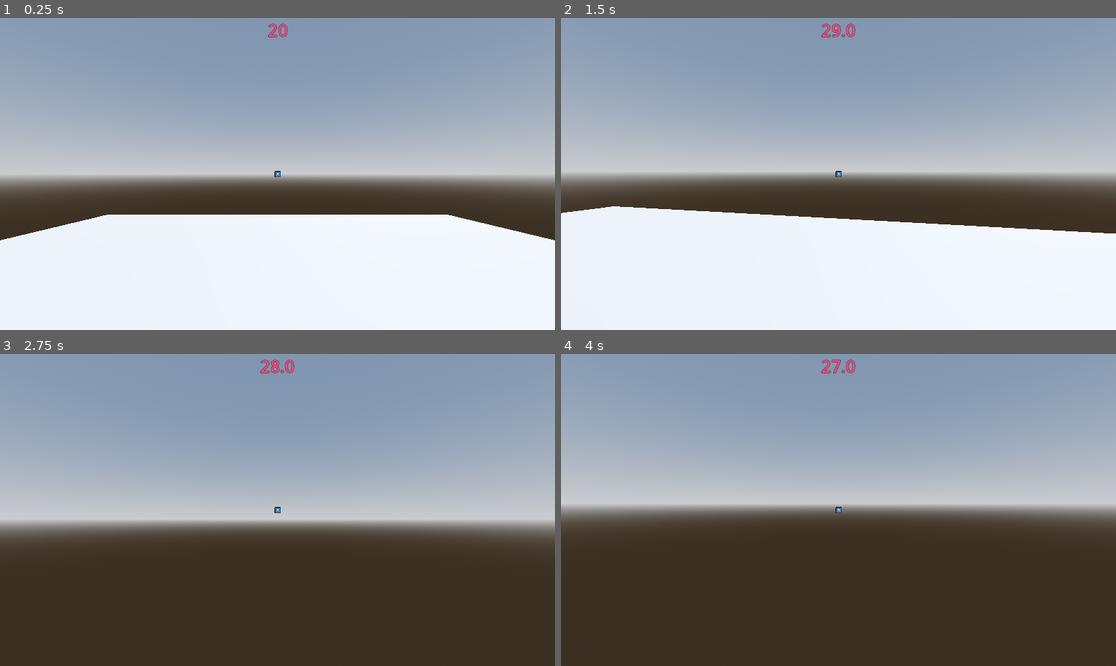
Above: before the commit, frames 1-4 (two rows, left to right).
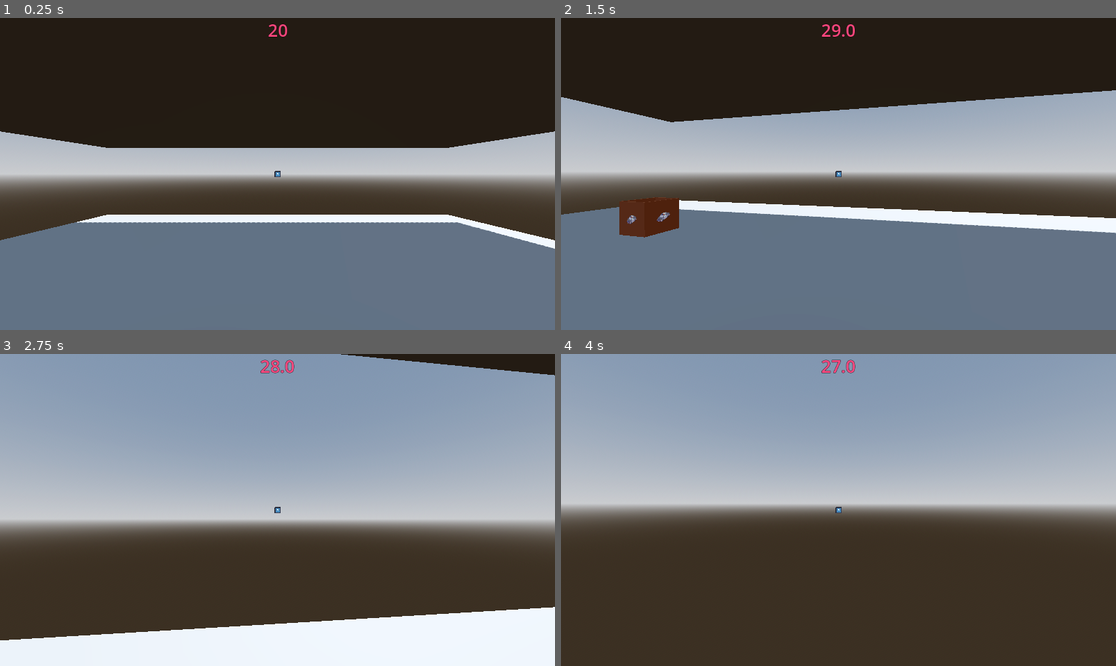
Above: after the commit, the same moments.

Repository: MonoLogicCodes/packing-hours
Game: Godot game, scene res://Scenes/main.tscn
The game is run twice, just before and just after one commit, with the same random seed, the same clock (stepped at 60 frames per second) and the same inputs. The project has no main scene, so this scene is started directly. The engine's default icon, where the game draws it, is replaced by a stand-in: a white triangle on a blue panel in a dark square.
Inputs (mouse positions are in pixels of both pictures, inside the frame that each line leads up to):
- Up to frame 1 (0.25 s): no input
- Up to frame 2 (1.5 s): move the mouse to (866, 174) at 0.52 s; hold Ctrl (sprint) 0.53-1.28 s; hold W (forward) from 0.53 s (still down); right-click (866, 174) at 0.6 s; move the mouse to (810, 174) at 1.27 s; tap Ctrl (sprint) at 1.35 s
- Up to frame 3 (2.75 s): keep holding W (forward); right-click (249, 510) at 1.55 s; move the mouse to (288, 503) at 2.02 s; hold Ctrl (sprint) from 2.03 s (still down); right-click (288, 503) at 2.1 s
- Up to frame 4 (4 s): keep holding W (forward); move the mouse to (832, 516) at 2.77 s; release Ctrl (sprint) at 2.78 s; tap Ctrl (sprint) at 2.85 s; right-click (832, 516) at 3.05 s; tap Enter at 3.5 s; move the mouse to (877, 513) at 3.52 s; hold Ctrl (sprint) from 3.53 s (still down); right-click (877, 513) at 3.6 s

The runs differ from the first frame. In frame 1, 74% of the frame differs, in the area x 0-100%, y 0-100%; in frame 2, 67%; in frame 3, 15%; in frame 4, nothing differs.

Commit message:
Added Anomaly Manager
1. Anomaly effects can take place after toy_pickup
2. Added toy labels for boxes
3. Removed destination factor for boxes

Diff:
--- a/Scenes/Box/box.tscn
+++ b/Scenes/Box/box.tscn
@@ -28,3 +28,19 @@
 
 [node name="toy_location" type="Marker3D" parent="."]
 transform = Transform3D(1, 0, 0, 0, 1, 0, 0, 0, 1, 0, -0.32, 0)
+
+[node name="icon1" type="Sprite3D" parent="."]
+transform = Transform3D(0.7, 0, 0, 0, 0.7, 0, 0, 0, 0.7, 0, 0, 0.455)
+modulate = Color(0.61745477, 0.61745477, 0.6174547, 1)
+
+[node name="icon2" type="Sprite3D" parent="."]
+transform = Transform3D(-0.7, 0, 6.119594e-08, 0, 0.7, 0, -6.119594e-08, 0, -0.7, 0, 0, -0.455)
+modulate = Color(0.61745477, 0.61745477, 0.6174547, 1)
+
+[node name="icon3" type="Sprite3D" parent="."]
+transform = Transform3D(-3.059797e-08, 0, 0.7, 0, 0.7, 0, -0.7, 0, -3.059797e-08, 0.455, 0, 0)
+modulate = Color(0.61745477, 0.61745477, 0.6174547, 1)
+
+[node name="icon4" type="Sprite3D" parent="."]
+transform = Transform3D(-3.059797e-08, 0, -0.7, 0, 0.7, 0, 0.7, 0, -3.059797e-08, -0.455, 0, 0)
+modulate = Color(0.61745477, 0.61745477, 0.6174547, 1)
--- a/Scenes/Player/player.tscn
+++ b/Scenes/Player/player.tscn
@@ -40,8 +40,8 @@
 collision_mask = 6
 collide_with_areas = true
 
-[node name="Hand" type="Node3D" parent="."]
-transform = Transform3D(1, 0, 0, 0, 1, 0, 0, 0, 1, 0.779, 1.154, -0.71774656)
+[node name="Hand" type="Node3D" parent="Head/Camera3D"]
+transform = Transform3D(1, 0, 0, 0, 1, 0, 0, 0, 1, 0.779, -0.546, -0.71774656)
 
 [node name="TextureRect" type="TextureRect" parent="."]
 anchors_preset = 8
--- a/Scenes/World/world.tscn
+++ b/Scenes/World/world.tscn
@@ -28,6 +28,13 @@
 collision_mask = 258
 size = Vector3(23.652344, 1, 28.228516)
 
+[node name="temp_platform2" type="CSGBox3D" parent="."]
+transform = Transform3D(1, 0, 0, 0, 1, 0, 0, 0, 1, 0, 5.160234, 0)
+use_collision = true
+collision_layer = 8
+collision_mask = 258
+size = Vector3(23.652344, 0.038085938, 28.228516)
+
 [node name="Environment" type="Node3D" parent="."]
 
 [node name="WorldEnvironment" type="WorldEnvironment" parent="Environment"]
@@ -38,19 +45,19 @@
 shadow_enabled = true
 
 [node name="Toy_locations" type="Node3D" parent="."]
-transform = Transform3D(1, 0, 0, 0, 1, 0, 0, 0, 1, 8.91, 1.5, 2.319)
+transform = Transform3D(1, 0, 0, 0, 1, 0, 0, 0, 1, 5.911, 1.5, 2.455)
 
 [node name="location1" type="Marker3D" parent="Toy_locations"]
-transform = Transform3D(1, 0, 0, 0, 1, 0, 0, 0, 1, -2.9990396, 0, -8.036173)
+transform = Transform3D(1, 0, 0, 0, 1, 0, 0, 0, 1, -3.9577484e-05, 0, -8.172173)
 
 [node name="location2" type="Marker3D" parent="Toy_locations"]
-transform = Transform3D(1, 0, 0, 0, 1, 0, 0, 0, 1, -2.9990396, 0, -6.056164)
+transform = Transform3D(1, 0, 0, 0, 1, 0, 0, 0, 1, -3.9577484e-05, 0, -6.1921635)
 
 [node name="location3" type="Marker3D" parent="Toy_locations"]
-transform = Transform3D(1, 0, 0, 0, 1, 0, 0, 0, 1, -2.9990396, 0, -4.234129)
+transform = Transform3D(1, 0, 0, 0, 1, 0, 0, 0, 1, -3.9577484e-05, 0, -4.3701286)
 
 [node name="location4" type="Marker3D" parent="Toy_locations"]
-transform = Transform3D(1, 0, 0, 0, 1, 0, 0, 0, 1, -2.9990396, 0, -2.572064)
+transform = Transform3D(1, 0, 0, 0, 1, 0, 0, 0, 1, -3.9577484e-05, 0, -2.708064)
 
 [node name="Toys" type="Node3D" parent="."]
 
--- a/Scenes/main.tscn
+++ b/Scenes/main.tscn
@@ -1,7 +1,8 @@
-[gd_scene load_steps=4 format=3 uid="uid://5w1qdgy6oegd"]
+[gd_scene load_steps=5 format=3 uid="uid://5w1qdgy6oegd"]
 
 [ext_resource type="PackedScene" uid="uid://bjdh63hcwc37g" path="res://Scenes/World/world.tscn" id="1_jjgbg"]
 [ext_resource type="Script" uid="uid://d2dtvclyryyrt" path="res://Scripts/Managers/game_manager.gd" id="2_bo1nx"]
+[ext_resource type="Script" uid="uid://c8e3qqa072yim" path="res://Scripts/Managers/anomaly_manager.gd" id="3_8gbba"]
 
 [sub_resource type="LabelSettings" id="LabelSettings_bo1nx"]
 font_size = 36
@@ -29,6 +30,9 @@
 wait_time = 3.0
 one_shot = true
 
+[node name="AnomalyManager" type="Node" parent="Managers"]
+script = ExtResource("3_8gbba")
+
 [node name="UI" type="CanvasLayer" parent="."]
 
 [node name="time_left" type="Label" parent="UI"]
--- a/Scripts/Box.gd
+++ b/Scripts/Box.gd
@@ -1,15 +1,19 @@
 extends Area3D
 
-@export var destination:Global.destinations
+signal toy_placed(an:Global.anomaly_types)#used in world.gd
+
+@onready var toy_location_marker = $toy_location
+@export var model:String
 @export var anomaly:Global.anomaly_types=Global.anomaly_types.NONE
 var packed = false
 
 func deposit_toy(object:Object):
 	if packed:return object
 
-	if(object.get_destination() == destination):
+	if(object.get_model()==model):
+		emit_signal("toy_placed",anomaly)
 		object.reparent(self)
-		object.global_position = self.global_position
+		object.global_position = toy_location_marker.global_position
 		object.deactivate()
 		packed=true
 
@@ -22,6 +26,13 @@
 		return object
 
 func set_data(data):
-	destination=data[2]
-	anomaly=data[3]
-	#print(self.name, " to ",Global.destinations.keys()[destination], " has ", Global.anomaly_types.keys()[anomaly])
+	model=data[0]
+	anomaly=data[2]
+	show_toy_icon()
+
+func show_toy_icon():
+	var tex = Global.toy_icons[model]
+	$icon1.texture = tex
+	$icon2.texture = tex
+	$icon3.texture = tex
+	$icon4.texture = tex
--- a/Scripts/Global.gd
+++ b/Scripts/Global.gd
@@ -1,6 +1,7 @@
 extends Node
 
 var game_manager:Node#set by game_manager itself
+var anomaly_manager:Node#set by anomaly_manager itself
 var player:Node3D
 var world:Node3D
 
@@ -16,10 +17,18 @@
 	"train2":preload("res://Scenes/Toys_models/train_2.tscn"),
 }
 
-enum anomaly_types {
-	NONE,FAST_SPEED,SLOW_SPEED,COLOR_INVERSION
+var toy_icons = {
+	"ball":preload("res://icon.svg"),
+	"car1":preload("res://Assets/2D_icons/car_1.png"),
+	"car2":preload("res://Assets/2D_icons/car_2.png"),
+	"car3":preload("res://Assets/2D_icons/car_3.png"),
+	"car4":preload("res://Assets/2D_icons/car_4.png"),
+	"ship1":preload("res://Assets/2D_icons/ship_1.png"),
+	"ship2":preload("res://Assets/2D_icons/ship_2.png"),
+	"train1":preload("res://Assets/2D_icons/train_1.png"),
+	"train2":preload("res://Assets/2D_icons/train_2.png"),
 }
 
-enum destinations {
-	MUMBAI,CHENNAI,DELHI,KOLKATA
+enum anomaly_types {
+	NONE,FAST_SPEED,SLOW_SPEED,INVERT_CAMERA,INVERT_GRAVITY,INVERT_COLOR
 }
--- /dev/null
+++ b/Scripts/Managers/anomaly_manager.gd
@@ -0,0 +1,26 @@
+extends Node
+
+func _ready() -> void:
+	Global.anomaly_manager = self
+
+func try_anomaly_effect(anom:Global.anomaly_types):#used in world.gd
+	match anom:
+		Global.anomaly_types.FAST_SPEED:
+			Global.player.set_fast_speed()
+		Global.anomaly_types.SLOW_SPEED:
+			Global.player.set_slow_speed()
+		Global.anomaly_types.INVERT_GRAVITY:
+			Global.player.invert_gravity()
+
+func clear_anomaly_effect(anom:Global.anomaly_types):#used in world.gd
+	match anom:
+		Global.anomaly_types.FAST_SPEED:
+			Global.player.reset_speed()
+		Global.anomaly_types.SLOW_SPEED:
+			Global.player.reset_speed()
+		Global.anomaly_types.INVERT_GRAVITY:
+			Global.player.reset_gravity()
+
+func clear_all_anomalies():
+	Global.player.reset_speed()
+	Global.player.reset_gravity()
--- a/Scripts/Managers/game_manager.gd
+++ b/Scripts/Managers/game_manager.gd
@@ -6,8 +6,8 @@
 @onready var inter_wave_timer = $inter_wave_timer
 
 const WAVES:Dictionary = {#[no_of_toys,anomaly_types]
-	1:[4,[]],#no of toys MUST BE <= 8
-	2:[7,[Global.anomaly_types.FAST_SPEED,Global.anomaly_types.COLOR_INVERSION]],
+	1:[4,[Global.anomaly_types.SLOW_SPEED,Global.anomaly_types.FAST_SPEED]],#no of toys MUST BE <= 8
+	2:[7,[Global.anomaly_types.FAST_SPEED,Global.anomaly_types.INVERT_COLOR]],
 	3:[8,[]],
 }
 var curr_wave_details:Array=[]
@@ -16,7 +16,7 @@
 var toys_spawned_this_wave:int=0#Changes from world.gd
 var toys_left_to_place:int = 0#Changes from toys.gd
 
-var toys_data:Array#Array of [model,active,destination,anomaly]
+var toys_data:Array#Array of [model,active,anomaly]
 var toy_models_this_wave:Array
 
 func _ready() -> void:
@@ -32,12 +32,6 @@
 	if toy_spawn_freq.is_stopped():toy_spawn_freq.start()
 
 func try_start_wave(wave_no:int):
-	if toys_left_to_place!=0:
-		stop_wave_timers()
-		current_wave-=1#TO start back from the wave in which u lose
-		print("You Lose!")
-		return#u lose: did not pick up all by time
-
 	if current_wave > WAVES.size():
 		stop_wave_timers()
 		print("You Won!")
@@ -58,17 +52,16 @@
 
 	Global.world.spawn_boxes(toys_data)
 
-func randomize_toy_data():#Toy model,Toy active,Toy destination,Toy anomaly
-	toy_models_this_wave = Global.toy_models.values().duplicate()
+func randomize_toy_data():#Toy model,Toy active,Toy anomaly
+	toy_models_this_wave = Global.toy_models.keys().duplicate()
 	toy_models_this_wave.shuffle()
 	toy_models_this_wave = toy_models_this_wave.slice(0,curr_wave_details[0])
 
-	var destins = Global.destinations.values()
 	var anoms = curr_wave_details[1].duplicate()
 	for j in range(anoms.size(),curr_wave_details[0]):
 		anoms.append(Global.anomaly_types.NONE)
 	for i in curr_wave_details[0]:
-		toys_data.append([toy_models_this_wave[i],true,destins.pick_random(),anoms[i]])
+		toys_data.append([toy_models_this_wave[i],true,anoms[i]])
 
 	toys_data.shuffle()
 
@@ -80,6 +73,10 @@
 		print("Wave DONE! Waiting for 3 seconds")
 
 func _on_wave_timer_timeout() -> void:
+	if toys_left_to_place!=0:
+		print("You Lose!")
+		stop_wave_timers()
+		return
 	if inter_wave_timer.is_stopped():inter_wave_timer.start()
 	print("Wave DONE! Waiting for 3 seconds")
 	stop_wave_timers()
--- a/Scripts/Toys.gd
+++ b/Scripts/Toys.gd
@@ -1,29 +1,27 @@
 extends Area3D
 
-@export var active:bool = true#take cares locally
-@export var destination:Global.destinations
+signal toy_picked(an:Global.anomaly_types) #used in world.gd
+
+@export var model:String
+@export var active:bool = false#take cares locally
 @export var anomaly:Global.anomaly_types = Global.anomaly_types.NONE
 
 func pick_up_toy():#Called by player
 	if not active:return null
 
 	Global.world.try_move_toy()
+	emit_signal("toy_picked",anomaly)
 
 	active = false
 	return self
 
-func get_destination():#Called by box
-	return destination
+func get_model():
+	return model
 
 func deactivate():#Called from box
 	active=false
 
 func set_data(toy_data:Array):#called by world
+	model = toy_data[0]
 	active = toy_data[1]
-	destination = toy_data[2]
-	anomaly = toy_data[3]
-	#print(self.name, " to ",Global.destinations.keys()[destination], " has ", Global.anomaly_types.keys()[anomaly], ";Active:",active)
-	#temp
-	#var mat = $MeshInstance3D.get_active_material(0).duplicate()
-	#mat.albedo_color = Color(randf(),randf(),randf())
-	#$MeshInstance3D.material_override = mat
+	anomaly = toy_data[2]
--- a/Scripts/player.gd
+++ b/Scripts/player.gd
@@ -2,18 +2,27 @@
 
 @onready var ray_cast = $Head/Camera3D/RayCast3D
 @onready var camera = $Head/Camera3D
-@onready var hand = $Hand
+@onready var hand = $Head/Camera3D/Hand
 
 const SENSITIVITY: float = 0.004
-const SPRINT_SPEED: float = 8.0
 const WALK_SPEED: float = 5.0
+const GRAVITY:float = -16#-ve imp here
+#ANOMALY DATAS
+const FAST_SPEED:float = 15
+const SLOW_SPEED:float = 2
+const NORMAL_FOV:float = 75
+const FAST_FOV:float = 110
+const SLOW_FOV:float = 40
+
 var speed:float = WALK_SPEED;
-var gravity:float = -16
+var curr_fov:float = NORMAL_FOV
+var gravity:float = GRAVITY
 var mouse_captured:bool = true
 
 var picked_toy:Object = null
 
 func _ready() -> void:
+	speed=WALK_SPEED
 	Global.player = self
 	mouse_capture(true)
 
@@ -35,22 +44,20 @@
 func _handle_movement(delta: float) -> void:
 	if not is_on_floor():
 		velocity.y += gravity*delta
+	if gravity>0:
+		velocity.y = -GRAVITY
 
 	var input_dir = Input.get_vector("left","right","forward","backward")
 	var move_dir  = (transform.basis * Vector3(input_dir.x, 0, input_dir.y)).normalized()
 
-	if Input.is_action_pressed("sprint"):
-		speed = SPRINT_SPEED
+	if move_dir:
+		if camera.fov!=curr_fov:camera.fov=curr_fov
+		velocity.x = move_dir.x * speed
+		velocity.z = move_dir.z * speed
 	else:
-		speed = WALK_SPEED
-
-	if is_on_floor():
-		if move_dir:
-			velocity.x = move_dir.x * speed
-			velocity.z = move_dir.z * speed
-		else:
-			velocity.x = move_toward(velocity.x, 0, speed)
-			velocity.z = move_toward(velocity.z, 0, speed)
+		if curr_fov!=NORMAL_FOV:camera.fov = move_toward(camera.fov,NORMAL_FOV,speed)
+		velocity.x = move_toward(velocity.x, 0, speed)
+		velocity.z = move_toward(velocity.z, 0, speed)
 
 	move_and_slide()
 
@@ -76,3 +83,25 @@
 			if obj.has_method("deposit_toy"):#Box
 				if picked_toy:
 					picked_toy = obj.deposit_toy(picked_toy)
+
+
+#ANOMALY_FUNCTIONS
+func set_fast_speed():
+	speed=FAST_SPEED
+	curr_fov = FAST_FOV
+
+func set_slow_speed():
+	speed=SLOW_SPEED
+	curr_fov = SLOW_FOV
+
+func reset_speed():
+	speed=WALK_SPEED
+	curr_fov = NORMAL_FOV
+
+func invert_gravity():
+	gravity = -GRAVITY
+	camera.rotation_degrees.z=180
+
+func reset_gravity():
+	gravity = GRAVITY
+	camera.rotation_degrees.z=0
--- a/Scripts/world.gd
+++ b/Scripts/world.gd
@@ -1,9 +1,9 @@
 extends Node3D
 
-const TOY_BALL_SCENE:PackedScene = preload("res://Scenes/Toys/toy_ball.tscn")
 const BOX_SCENE:PackedScene = preload("res://Scenes/Box/box.tscn")
-var toy_script = load("res://Scripts/Toys.gd")
+var toy_script = preload("res://Scripts/Toys.gd")
 
+@onready var init_spawn_position = $Toy_locations.global_position
 @onready var toy_spawn_locations = $Toy_locations.get_children()
 @onready var box_spawn_locations = $Boxes_locations.get_children()
 @onready var toys = $Toys
@@ -21,16 +21,22 @@
 	next_toy_spawn_location = toy_spawn_locations[toys.get_child_count()]
 	Global.game_manager.toys_spawned_this_wave+=1
 
-	var toy:Area3D = toy_data[0].instantiate()
+	var toy_scene = Global.toy_models[toy_data[0]]
+	var toy:Area3D = toy_scene.instantiate()
 	toy.set_script(toy_script)
 	toy.set_collision_layer_value(1,false)
 	toy.set_collision_layer_value(2,true)
 	toy.set_collision_mask_value(1,false)
 	toy.set_collision_mask_value(9,true)
 
+	toy.toy_picked.connect(Global.anomaly_manager.try_anomaly_effect)
 	toys.add_child(toy)
 	toy.set_data(toy_data)
-	toy.global_position = next_toy_spawn_location.global_position
+	toy.global_position = init_spawn_position
+	var tween = get_tree().create_tween()
+	tween.tween_property(toy,"global_position", next_toy_spawn_location.global_position,0.2)\
+	 .set_trans(Tween.TRANS_SINE)\
+	 .set_ease(Tween.EASE_IN_OUT)
 
 func try_move_toy():#Should occur when i pick toy
 	await get_tree().create_timer(0.4).timeout
@@ -39,7 +45,10 @@
 		var curr_toy = toys.get_child(i)
 		if curr_toy.global_position == toy_spawn_locations[i].global_position:
 			continue
-		curr_toy.global_position = toy_spawn_locations[i].global_position
+		var tween = get_tree().create_tween()
+		tween.tween_property(curr_toy,"global_position", toy_spawn_locations[i].global_position,0.1)\
+		 .set_trans(Tween.TRANS_SINE)\
+		 .set_ease(Tween.EASE_IN_OUT)
 
 func spawn_boxes(toys_data):
 	var no_of_boxes = toys_data.size()
@@ -47,6 +56,7 @@
 
 	for i in no_of_boxes:
 		var box = BOX_SCENE.instantiate()
+		box.toy_placed.connect(Global.anomaly_manager.clear_anomaly_effect)
 		boxes.add_child(box)
 		box.set_data(toys_data[i])
 		box.global_position = box_spawn_locations[i].global_position
Binary file added: Assets/2D_icons/car_1.png
Not shown, added: Assets/2D_icons/car_1.png.import
Binary file added: Assets/2D_icons/car_2.png
Not shown, added: Assets/2D_icons/car_2.png.import
Binary file added: Assets/2D_icons/car_3.png
Not shown, added: Assets/2D_icons/car_3.png.import
Binary file added: Assets/2D_icons/car_4.png
Not shown, added: Assets/2D_icons/car_4.png.import
Binary file added: Assets/2D_icons/ship-small.png
Not shown, added: Assets/2D_icons/ship-small.png.import
Binary file added: Assets/2D_icons/ship_1.png
Not shown, added: Assets/2D_icons/ship_1.png.import
(and 13 more such lines)
